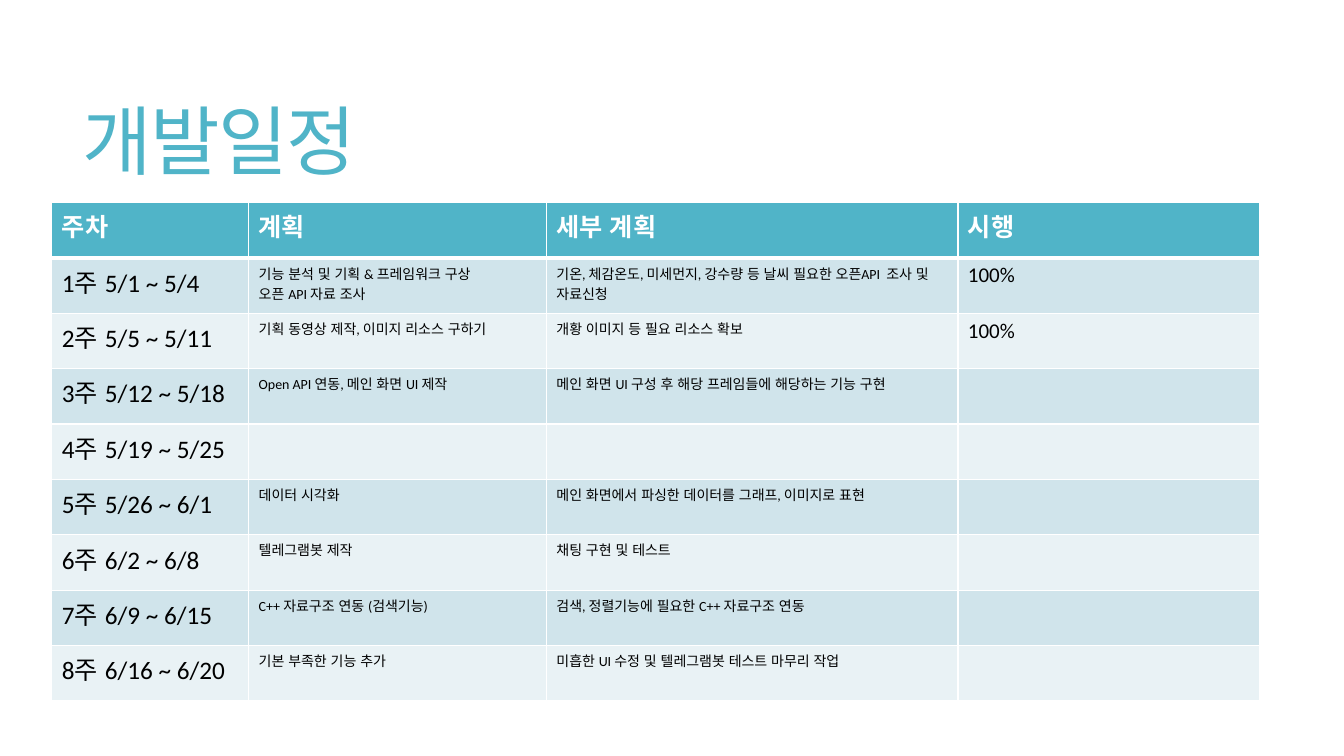
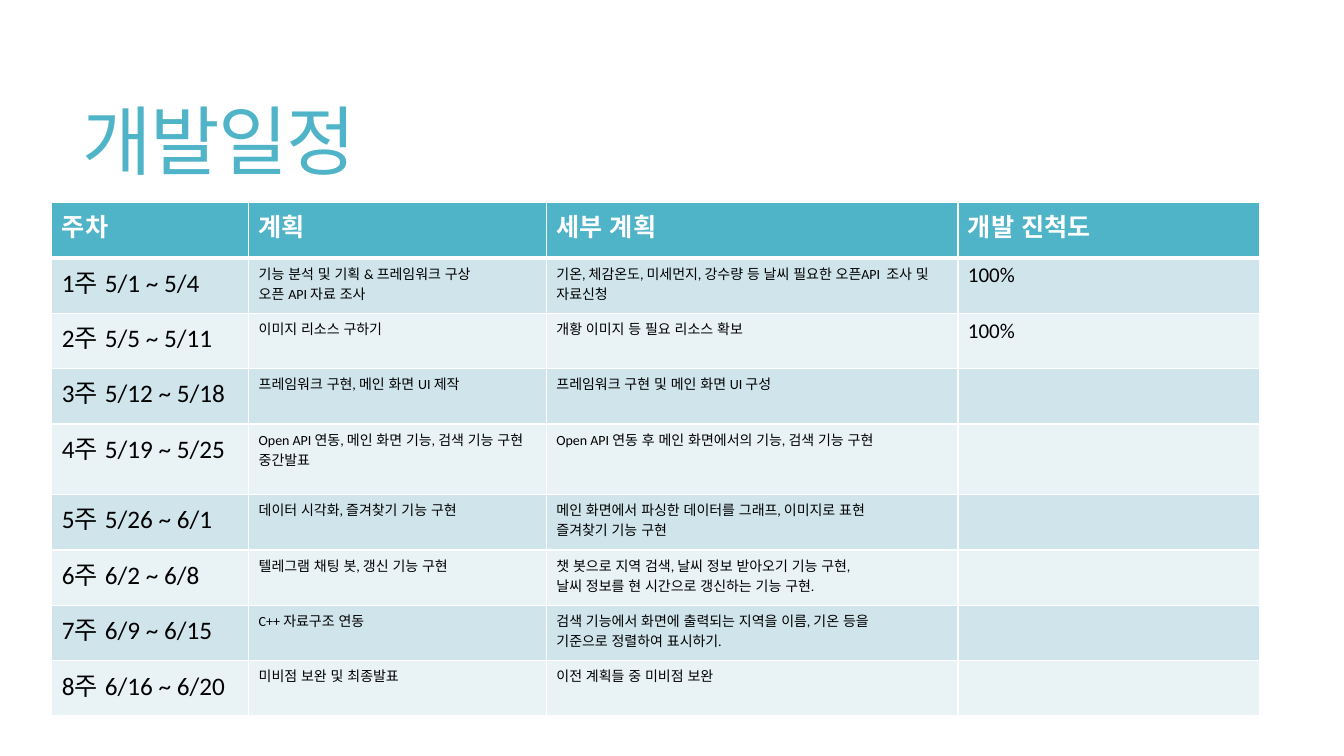
Before and after one commit to 1TAEK/ScriptLanguage-TermProject, a slide deck: slide 11 of 기획/2019스크립트언어 ㅌㅌ팀 기획발표.pptx. Drawn at 1344x756 pixels with LibreOffice and Linux fonts; fonts in the diff are those of the drawing. Boxes give left, top, right and bottom in pixels: in the first picture for what was removed or moved away, otherwise in the second. Text is boxed around its words. In the diff, an @@ line names an element or a change of style, - is before the commit and + after.

Commit message:
Update 2019스크립트언어 ㅌㅌ팀 기획발표.pptx
완성

```diff
--- a/기획/2019스크립트언어 ㅌㅌ팀 기획발표.pptx
+++ b/기획/2019스크립트언어 ㅌㅌ팀 기획발표.pptx
@@ table at box(51, 203, 1259, 701) @@
-row 1, column 4: 시행
+row 1, column 4: 개발 진척도
-row 3, column 2: 기획 동영상 제작, 이미지 리소스 구하기
+row 3, column 2: 이미지 리소스 구하기
-row 4, column 2: Open API 연동, 메인 화면 UI 제작
+row 4, column 2: 프레임워크 구현, 메인 화면 UI 제작
-row 4, column 3: 메인 화면 UI 구성 후 해당 프레임들에 해당하는 기능 구현
+row 4, column 3: 프레임워크 구현 및 메인 화면 UI 구성
-row 5, column 2: 
+row 5, column 2: Open API 연동, 메인 화면 기능, 검색 기능 구현 / 중간발표
-row 5, column 3: 
+row 5, column 3: Open API 연동 후 메인 화면에서의 기능, 검색 기능 구현
-row 6, column 2: 데이터 시각화
+row 6, column 2: 데이터 시각화, 즐겨찾기 기능 구현
-row 6, column 3: 메인 화면에서 파싱한 데이터를 그래프, 이미지로 표현
+row 6, column 3: 메인 화면에서 파싱한 데이터를 그래프, 이미지로 표현 / 즐겨찾기 기능 구현
-row 7, column 2: 텔레그램봇 제작
+row 7, column 2: 텔레그램 채팅 봇, 갱신 기능 구현
-row 7, column 3: 채팅 구현 및 테스트
+row 7, column 3: 챗 봇으로 지역 검색, 날씨 정보 받아오기 기능 구현, / 날씨 정보를 현 시간으로 갱신하는 기능 구현.
-row 8, column 2: C++ 자료구조 연동 (검색기능)
+row 8, column 2: C++ 자료구조 연동
-row 8, column 3: 검색, 정렬기능에 필요한 C++ 자료구조 연동
+row 8, column 3: 검색 기능에서 화면에 출력되는 지역을 이름, 기온 등을 / 기준으로 정렬하여 표시하기.
-row 9, column 2: 기본 부족한 기능 추가
+row 9, column 2: 미비점 보완 및 최종발표
-row 9, column 3: 미흡한 UI 수정 및 텔레그램봇 테스트 마무리 작업
+row 9, column 3: 이전 계획들 중 미비점 보완
```
Also in this commit, not shown: 3 other slides changed.
